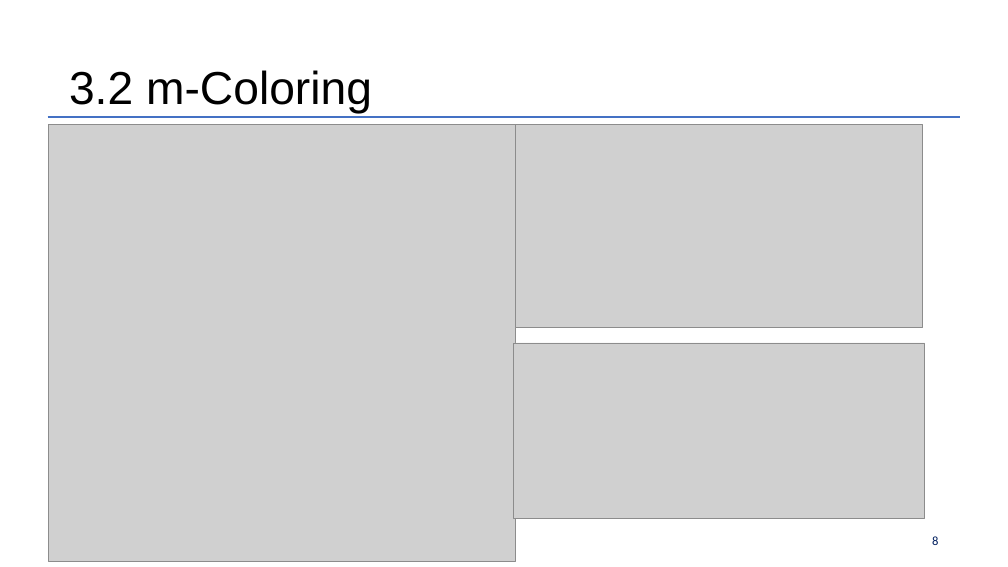
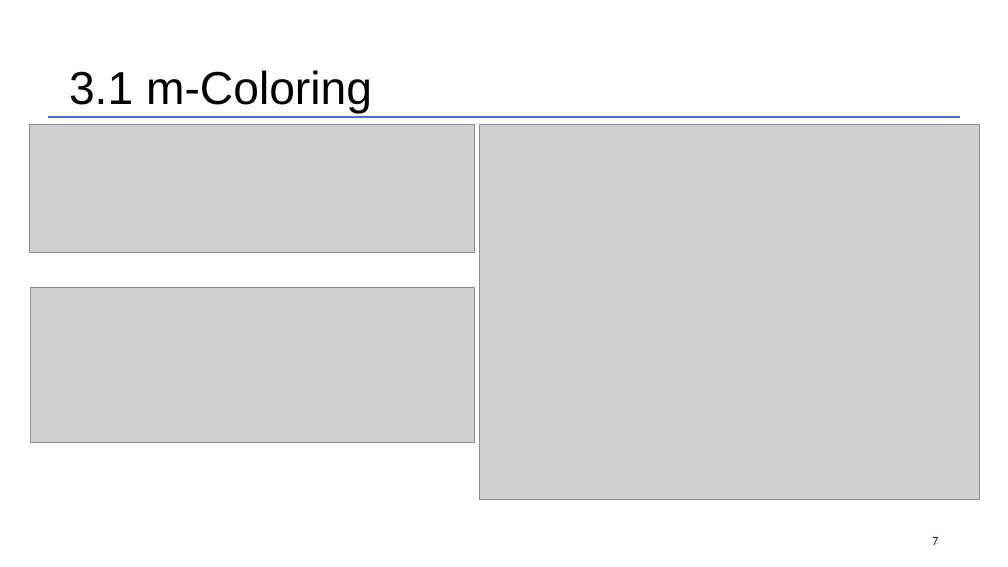
Before and after one commit to Much3m/Exam_Scheduler, a slide deck: slide 7 of MidtermPj_2018440017_김민석(제출용).pptx (slide 8 before the commit). Drawn at 1008x567 pixels with LibreOffice and Linux fonts; fonts in the diff are those of the drawing; grey boxes stand for pictures; background and template pictures are left out. Boxes give left, top, right and bottom in pixels: in the first picture for what was removed or moved away, otherwise in the second. Text is boxed around its words. In the diff, an @@ line names an element or a change of style, - is before the commit and + after.

```diff
--- a/MidtermPj_2018440017_김민석(제출용).pptx
+++ b/MidtermPj_2018440017_김민석(제출용).pptx
@@ text at (x1=69, y1=70, x2=372, y2=114): text changed @@
-3.2 m-Coloring
+3.1 m-Coloring
@@ picture added at (x1=29, y1=124, x2=474, y2=253) @@
@@ picture removed at (x1=48, y1=124, x2=515, y2=561) @@
@@ picture added at (x1=479, y1=124, x2=979, y2=499) @@
@@ picture removed at (x1=516, y1=124, x2=923, y2=327) @@
@@ picture added at (x1=30, y1=287, x2=474, y2=443) @@
@@ picture removed at (x1=513, y1=343, x2=925, y2=519) @@
@@ page number at (x1=932, y1=537, x2=938, y2=545): text changed @@
-8
+7
```
Also in this commit, not shown: 1 other slide changed, 1 slide added, 1 slide removed, 1 other file.
